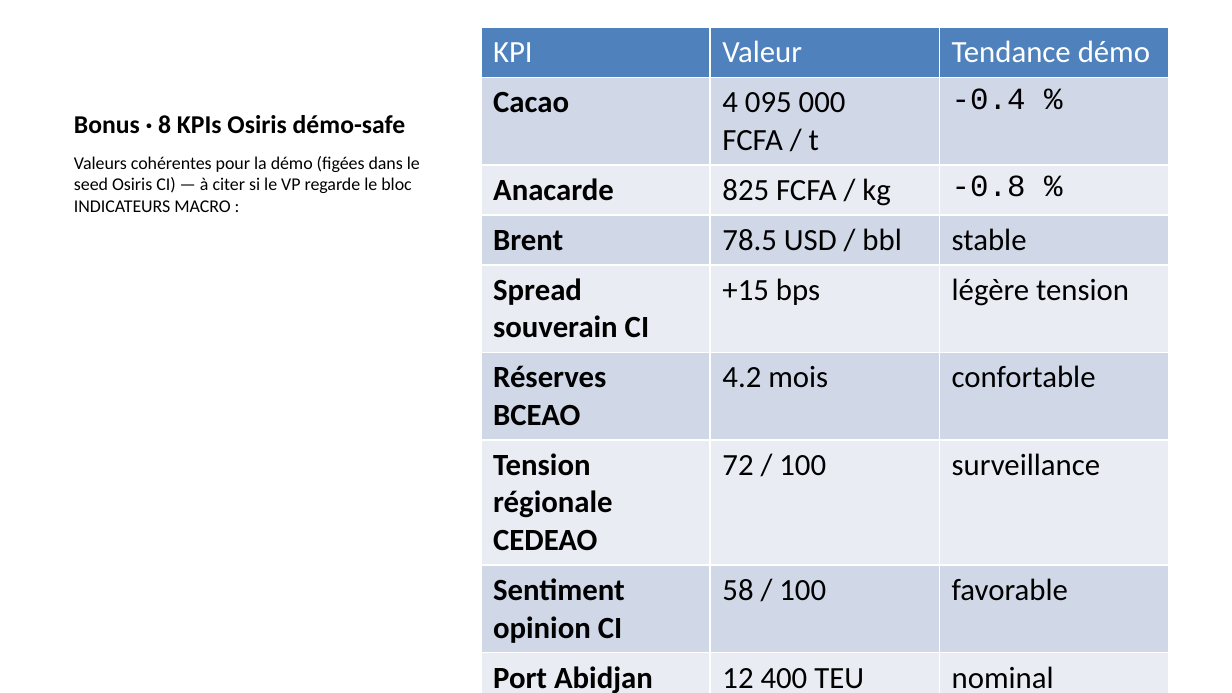
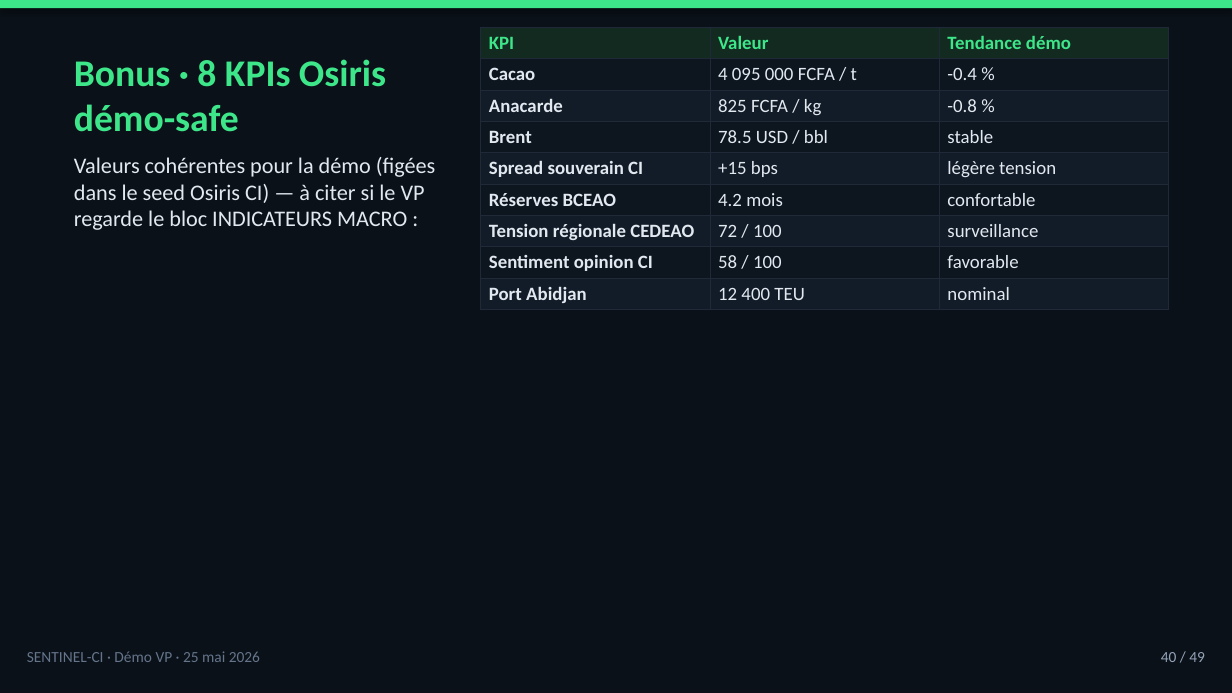
Before and after one commit to tishacian/hyusai, a slide deck: slide 40 of docs/sentinel-ci-demo-deck-2026-05-25.pptx. Drawn at 1232x693 pixels with LibreOffice and Linux fonts; fonts in the diff are those of the drawing. Boxes give left, top, right and bottom in pixels: in the first picture for what was removed or moved away, otherwise in the second. Text is boxed around its words. In the diff, an @@ line names an element or a change of style, - is before the commit and + after.

```diff
--- a/docs/sentinel-ci-demo-deck-2026-05-25.pptx
+++ b/docs/sentinel-ci-demo-deck-2026-05-25.pptx
@@ background #FFFFFF to #0A1118 @@
@@ rectangle added at <box>0,0,1232,9</box>, fill #3EE68A @@
@@ title "Bonus · 8 KPIs Osiris ..." at <box>74,59,386,132</box>: size 15 to 22 pt, text colour #000000 to #3EE68A @@
@@ table at <box>480,27,1168,617</box> @@
@@ fill #4F81BD to #122A1F in row 1 @@
@@ fill #D0D8E8 to #0D151E in 12 cells @@
@@ fill #E9EDF4 to #121C28 in 12 cells @@
@@ size 18 to 11 pt, text colour #000000 to #E2E8F0 @@
@@ text colour #FFFFFF to #3EE68A, bold on in "KPI", "Valeur", "Tendance démo" @@
@@ font Courier New to Calibri in "-0.4 %", "-0.8 %" @@
@@ borders changed @@
@@ text "Valeurs cohérentes pour la démo ..." at <box>74,157,436,230</box>: size 10.5 to 13 pt, text colour #000000 to #E2E8F0 @@
@@ text added at <box>27,651,260,662</box>, 9 pt, text #64748B @@
+SENTINEL-CI · Démo VP · 25 mai 2026
@@ text added at <box>1161,652,1205,662</box>, 9 pt, text #94A3B8 @@
+40 / 49
```
Also in this commit, not shown: 47 other slides changed, 1 slide added, 1 slide removed, 20 other files.
